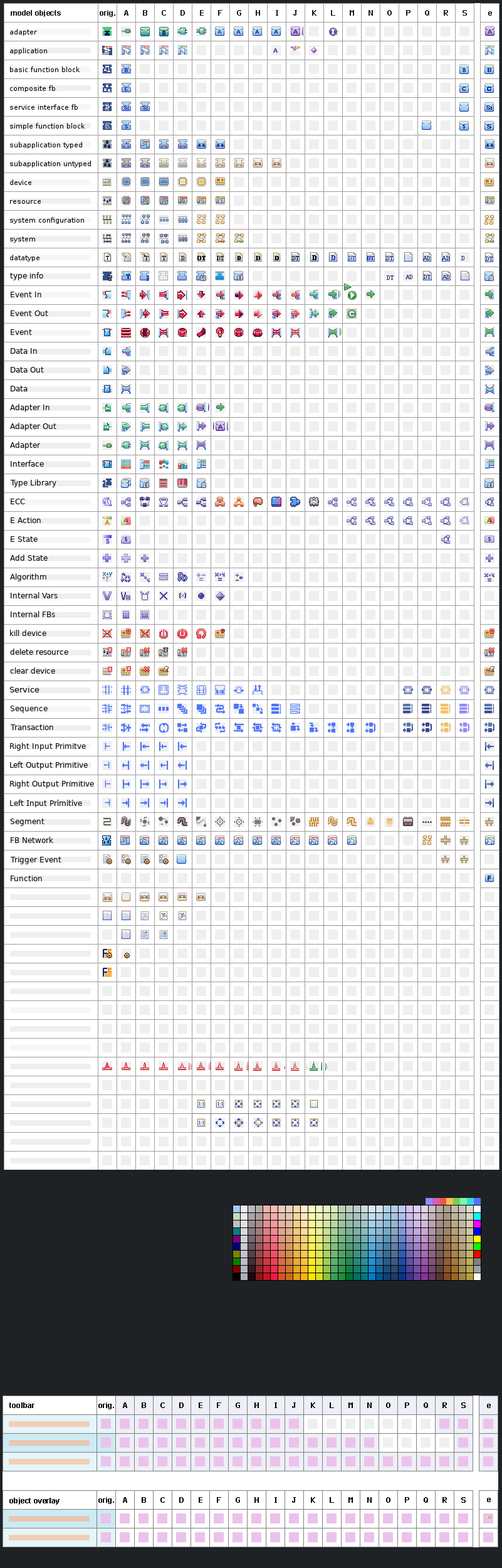
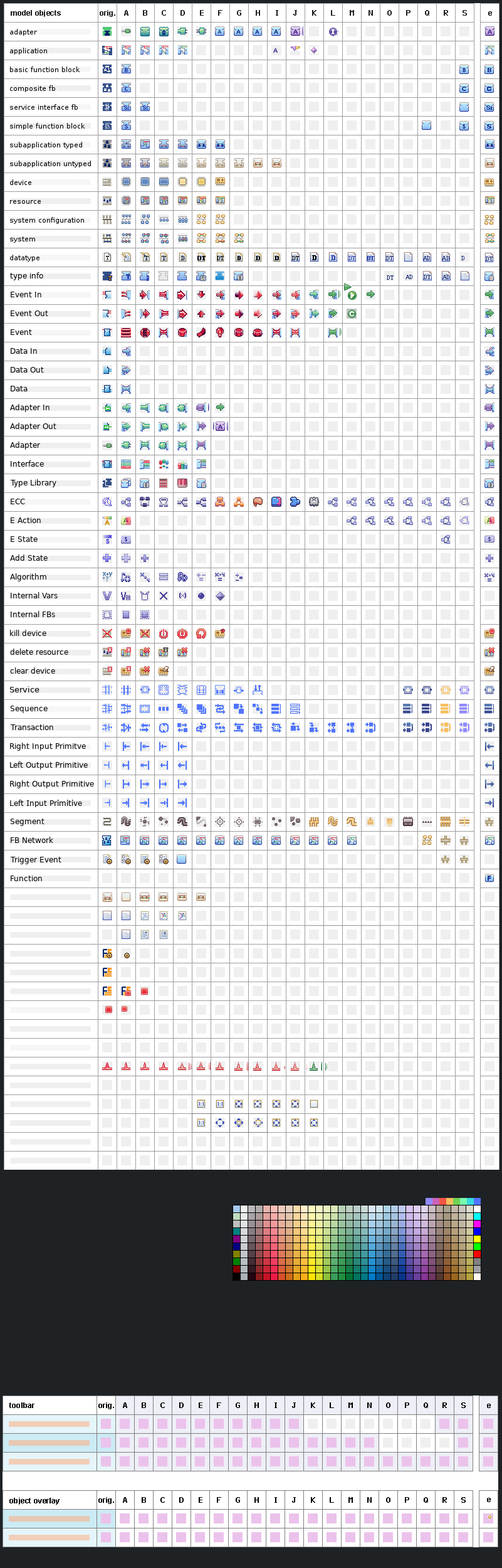
The second (502, 1568) image is a revision of the first. Changes to its layers:
painted on "Work" over <box>102,986,149,1013</box>
